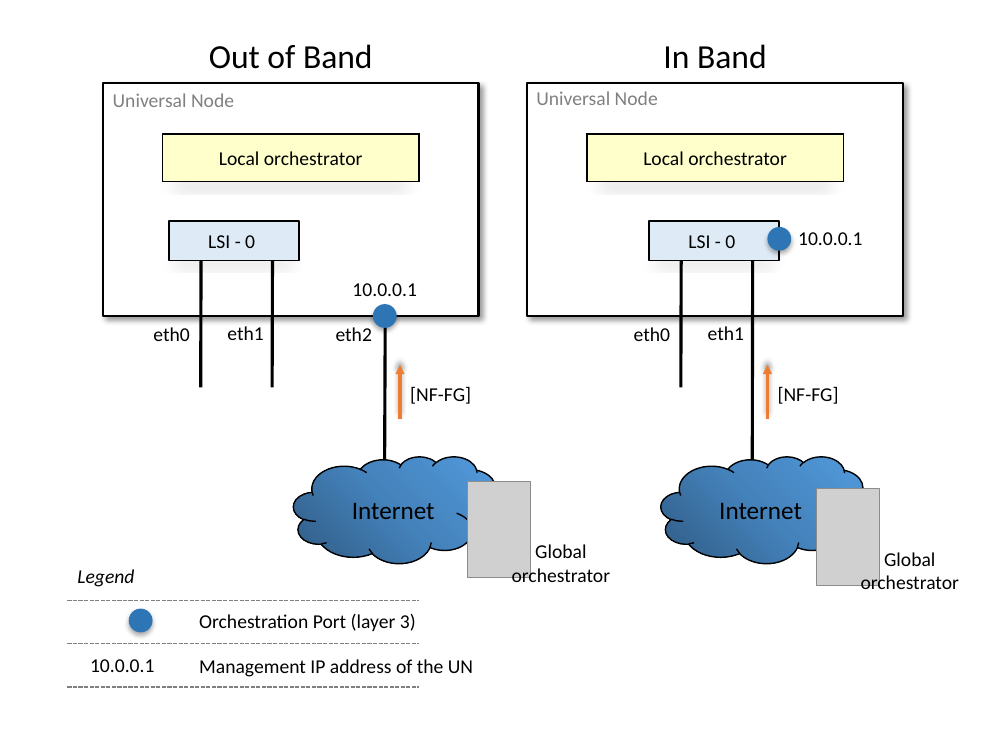
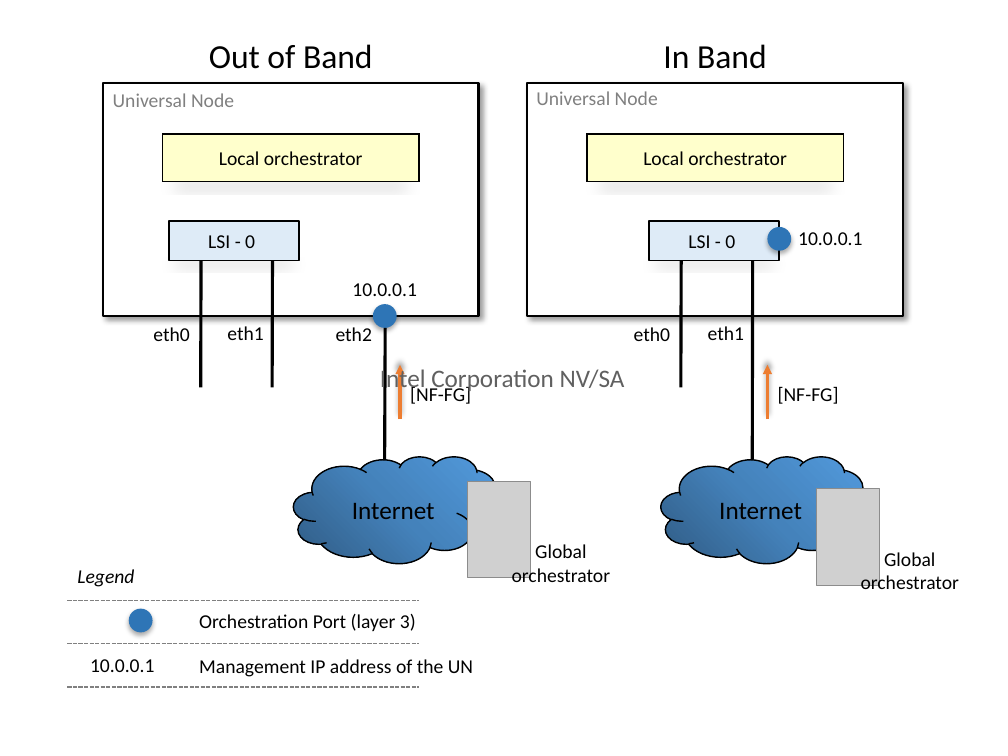
Before and after one commit to wfailla/un-orchestrator, a slide deck: slide 5 of images/Pictures.pptx. Drawn at 1008x756 pixels with LibreOffice and Linux fonts; fonts in the diff are those of the drawing; grey boxes stand for pictures. Boxes give left, top, right and bottom in pixels: in the first picture for what was removed or moved away, otherwise in the second. Text is boxed around its words. In the diff, an @@ line names an element or a change of style, - is before the commit and + after.

```diff
--- a/images/Pictures.pptx
+++ b/images/Pictures.pptx
@@ text added at <box>380,367,625,394</box>, 18 pt, text #606060 @@
+Intel Corporation NV/SA
```
Also in this commit, not shown: 2 slides added, 2 other files.
